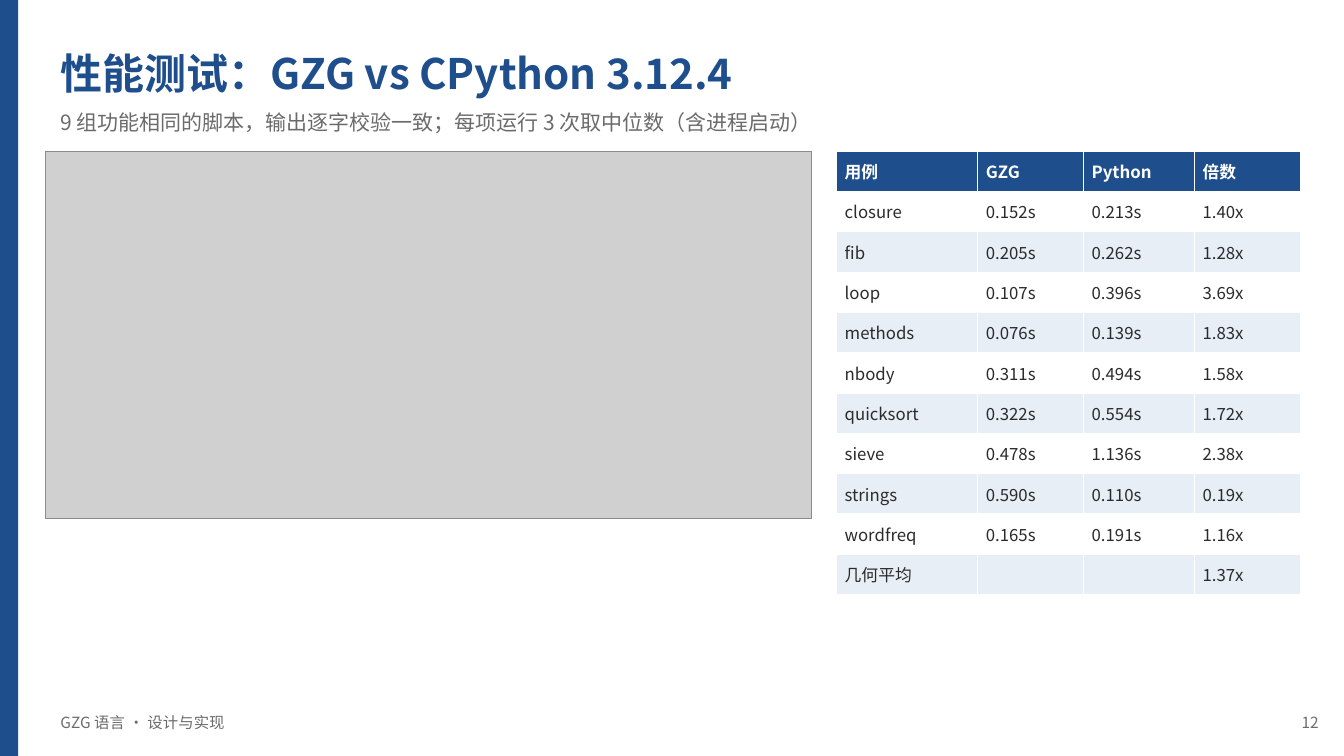
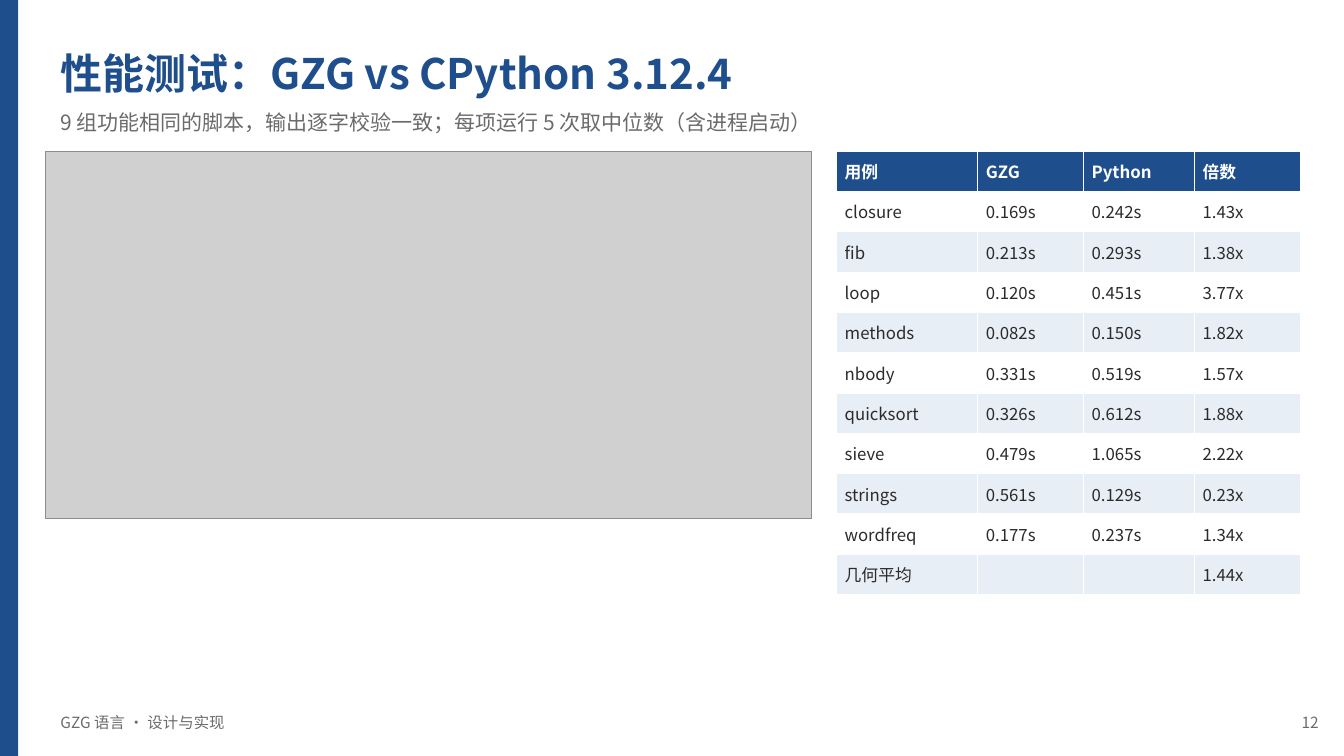
Before and after one commit to Lazyy-star/gzg-lang, a slide deck: slide 12 of docs/GZG语言介绍.pptx. Drawn at 1344x756 pixels with LibreOffice and Linux fonts; fonts in the diff are those of the drawing; grey boxes stand for pictures. Boxes give left, top, right and bottom in pixels: in the first picture for what was removed or moved away, otherwise in the second. Text is boxed around its words. In the diff, an @@ line names an element or a change of style, - is before the commit and + after.

```diff
--- a/docs/GZG语言介绍.pptx
+++ b/docs/GZG语言介绍.pptx
@@ text at bbox=[60, 112, 812, 133]: text changed @@
-9 组功能相同的脚本，输出逐字校验一致；每项运行 3 次取中位数（含进程启动）
+9 组功能相同的脚本，输出逐字校验一致；每项运行 5 次取中位数（含进程启动）
@@ table at bbox=[837, 151, 1301, 595] @@
-row 2: closure | 0.152s | 0.213s | 1.40x
+row 2: closure | 0.169s | 0.242s | 1.43x
-row 3: fib | 0.205s | 0.262s | 1.28x
+row 3: fib | 0.213s | 0.293s | 1.38x
-row 4: loop | 0.107s | 0.396s | 3.69x
+row 4: loop | 0.120s | 0.451s | 3.77x
-row 5: methods | 0.076s | 0.139s | 1.83x
+row 5: methods | 0.082s | 0.150s | 1.82x
-row 6: nbody | 0.311s | 0.494s | 1.58x
+row 6: nbody | 0.331s | 0.519s | 1.57x
-row 7: quicksort | 0.322s | 0.554s | 1.72x
+row 7: quicksort | 0.326s | 0.612s | 1.88x
-row 8: sieve | 0.478s | 1.136s | 2.38x
+row 8: sieve | 0.479s | 1.065s | 2.22x
-row 9: strings | 0.590s | 0.110s | 0.19x
+row 9: strings | 0.561s | 0.129s | 0.23x
-row 10: wordfreq | 0.165s | 0.191s | 1.16x
+row 10: wordfreq | 0.177s | 0.237s | 1.34x
-row 11, column 4: 1.37x
+row 11, column 4: 1.44x
```
Also in this commit, not shown: 11 other slides changed, 3 other files.
